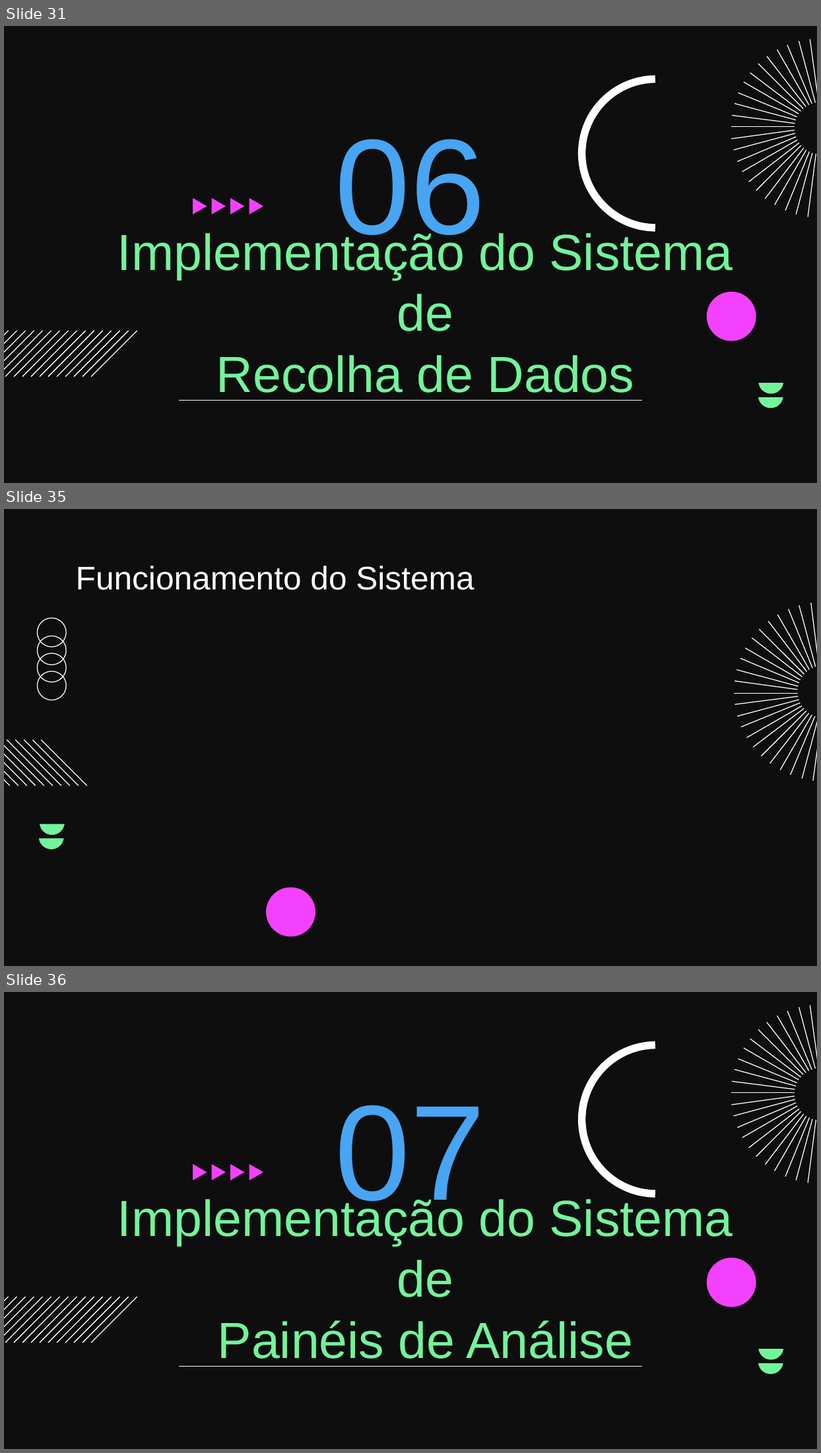
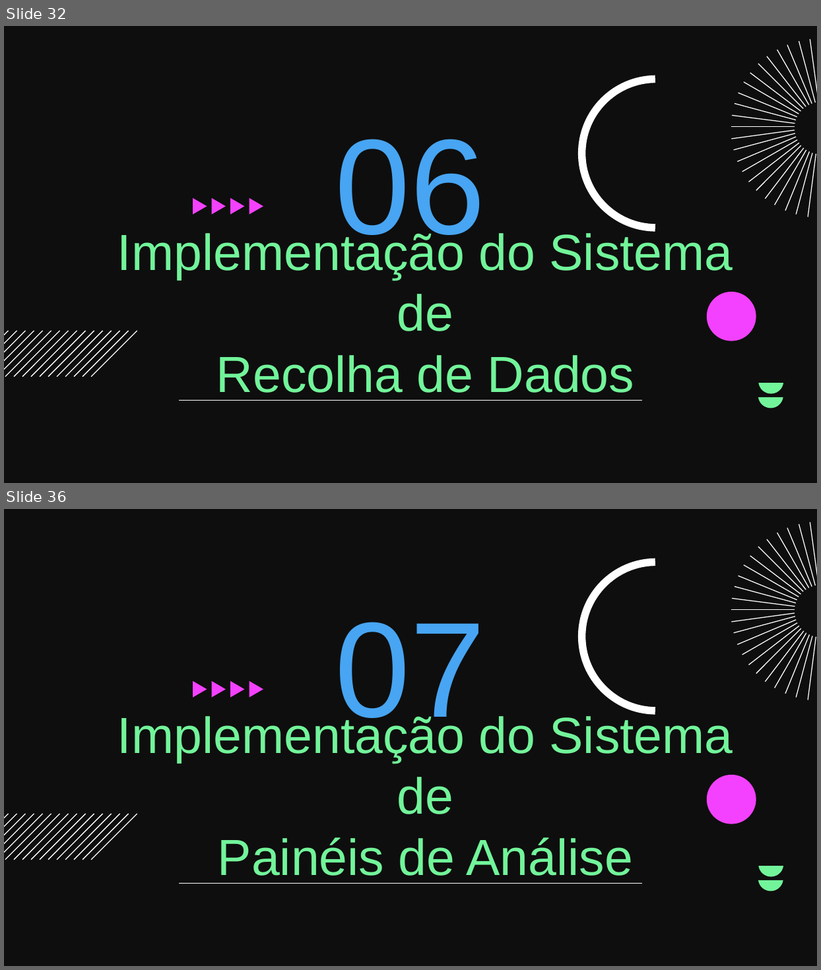
Before and after one commit to 178LaPata/BD_Project, a slide deck: Apresentacao.pptx. Shown one above the other, each under a label of ours: slides 31, 35 and 36 before the commit, slides 32 and 36 after it; the slides between them are not shown. The pictures are 821x1453 and 821x970 pixels, drawn with LibreOffice and Linux fonts; fonts in the diff are those of the drawing; background and template pictures are left out. Boxes give left, top, right and bottom in pixels: in the first picture for what was removed or moved away, otherwise in the second. Text is boxed around its words. In the diff, an @@ line names an element or a change of style, - is before the commit and + after.

```diff
--- a/Apresentacao.pptx
+++ b/Apresentacao.pptx
@@ slide 35 removed at box(4, 509, 817, 966), background picture (left out) @@
@@ title removed at box(76, 566, 474, 590) @@
-Funcionamento do Sistema
@@ group removed at box(36, 617, 67, 702): 4 freeform shapes @@
@@ group removed at box(734, 603, 817, 782): 23 freeform shapes @@
@@ group removed at box(4, 740, 88, 786): 10 freeform shapes @@
@@ freeform shape removed at box(40, 824, 65, 835) @@
@@ freeform shape removed at box(39, 838, 64, 849) @@
@@ freeform shape removed at box(266, 888, 316, 937) @@
@@ what was slide 31 is now slide 32 @@
```
Also in this commit, not shown: 13 slides changed, 1 slide added.
